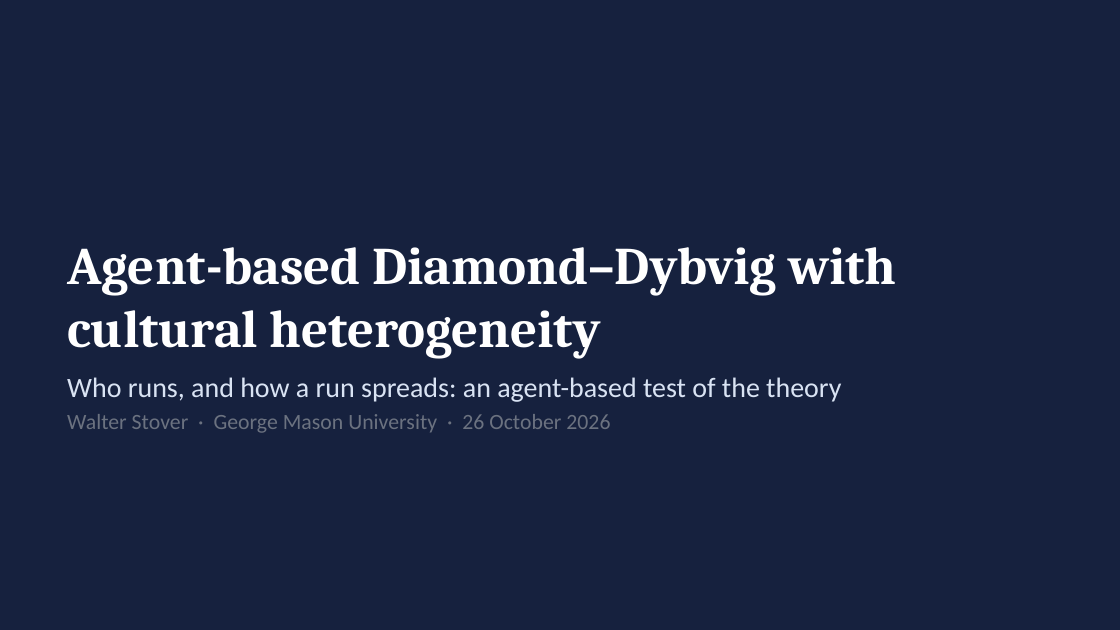
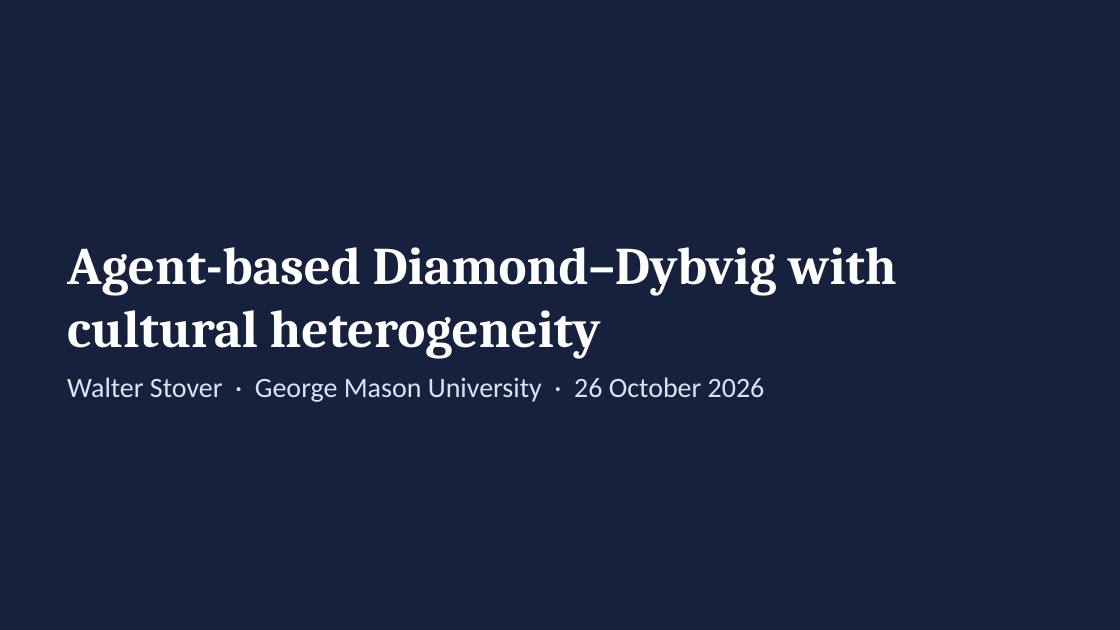
Before and after one commit to wlstover/BankRuns5, a slide deck: slide 1 of docs/deck_2026-10-26_seminar.pptx. Drawn at 1120x630 pixels with LibreOffice and Linux fonts; fonts in the diff are those of the drawing. Boxes give left, top, right and bottom in pixels: in the first picture for what was removed or moved away, otherwise in the second. Text is boxed around its words. In the diff, an @@ line names an element or a change of style, - is before the commit and + after.

```diff
--- a/docs/deck_2026-10-26_seminar.pptx
+++ b/docs/deck_2026-10-26_seminar.pptx
@@ text at (67,377,841,402): paragraph removed @@
-Who runs, and how a run spreads: an agent-based test of the theory
@@ text "Walter Stover · George Mason ..." at (67,377,765,402): size 14 to 18 pt, text colour #6B7280 to #D9E3F3 @@
```
Also in this commit, not shown: 2 other files.
